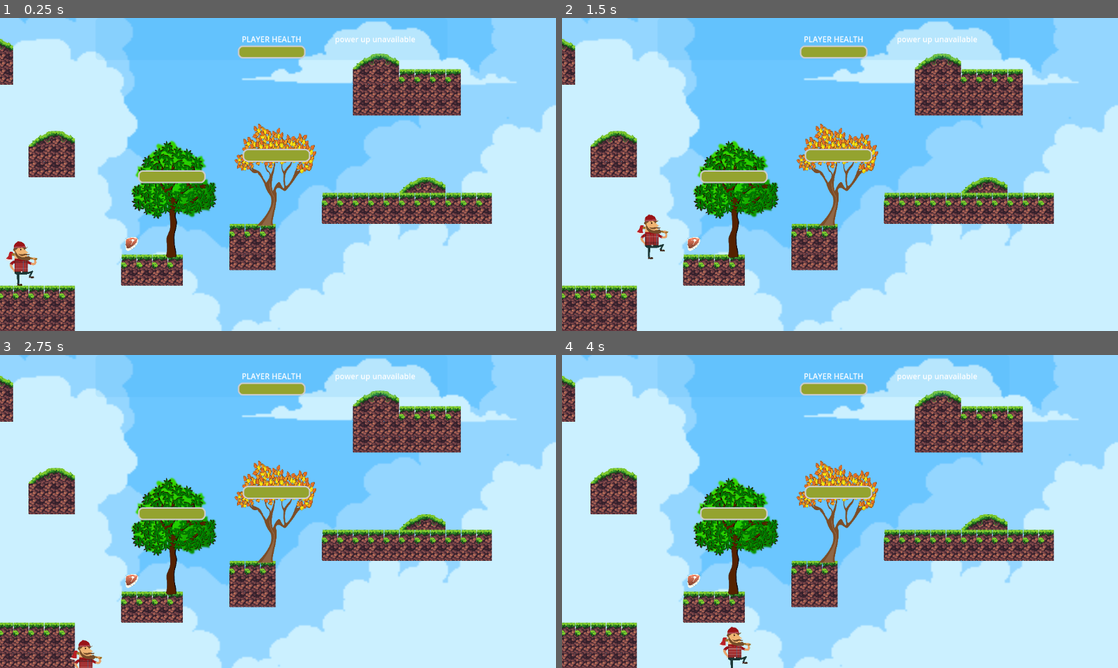
Above: before the commit, frames 1-4 (two rows, left to right).
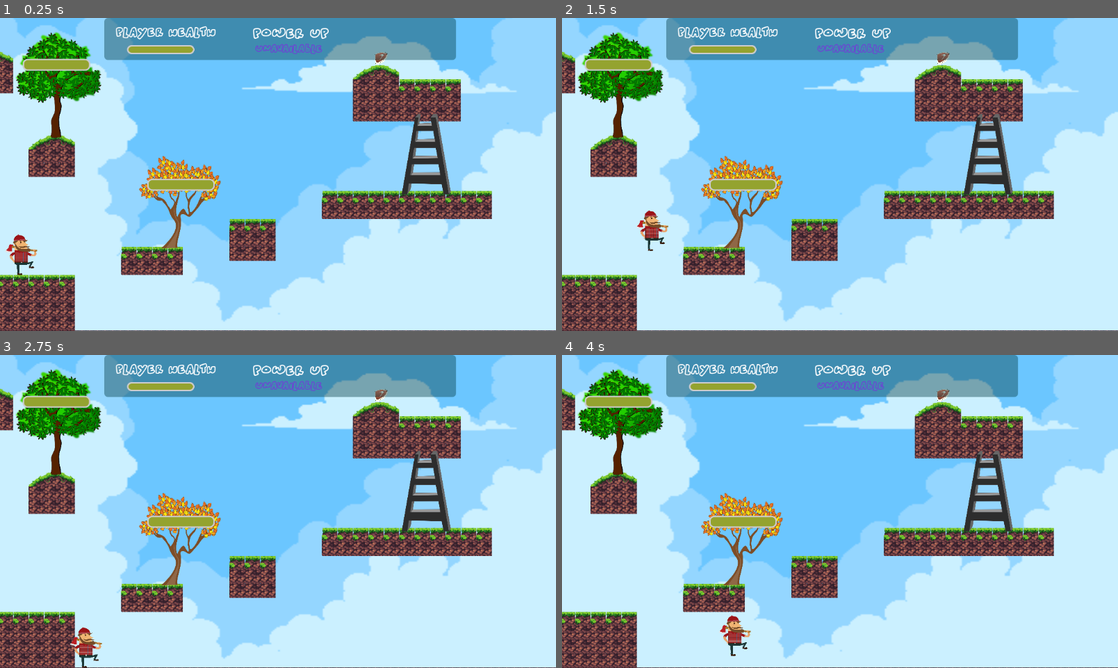
Above: after the commit, the same moments.

Repository: kamvegwij/StrawberryGameJam
Game: Godot game, scene res://scenes/main.tscn
Two runs of this game, one before a commit and one after it. Both use one fixed random seed, a clock stepped at 60 frames per second and the inputs below.
Inputs:
- Up to frame 1 (0.25 s): no input
- Up to frame 2 (1.5 s): tap Enter at 0.5 s; hold D (right) from 0.53 s (still down); tap Space (jump) at 0.77 s
- Up to frame 3 (2.75 s): tap Space (jump) at 1.52 s; release D (right) at 2.03 s; hold A (left) from 2.03 s (still down)
- Up to frame 4 (4 s): release A (left) at 2.78 s; hold D (right) from 2.78 s (still down); tap Space (jump) at 3.02, 3.77 s

The runs differ from the first frame. In frame 1, 32% of the frame differs, in the area x 0-100%, y 0-100%; in frame 2, 32%; in frame 3, 32%; in frame 4, 32%.

Commit message:
chop down trees

Diff:
--- a/manager/GameManager.gd
+++ b/manager/GameManager.gd
@@ -1,4 +1,6 @@
 extends Node
+
+var player
 
 var player_health = 100.0
 var player_progress: int = 0
--- a/scenes/gui.tscn
+++ b/scenes/gui.tscn
@@ -1,9 +1,10 @@
-[gd_scene load_steps=5 format=3 uid="uid://cfdrpkn8jdaqj"]
+[gd_scene load_steps=6 format=3 uid="uid://cfdrpkn8jdaqj"]
 
 [ext_resource type="Script" path="res://scripts/gui.gd" id="1_i8tys"]
+[ext_resource type="FontFile" uid="uid://due0bivgo57y4" path="res://assets/font/Blobtastics.ttf" id="2_gciyq"]
 
 [sub_resource type="StyleBoxFlat" id="StyleBoxFlat_g4xrd"]
-bg_color = Color(0.172549, 0.631373, 0.941176, 0.12549)
+bg_color = Color(0, 0.219608, 0.25098, 0.411765)
 corner_radius_top_left = 8
 corner_radius_top_right = 8
 corner_radius_bottom_right = 8
@@ -39,8 +40,8 @@
 anchors_preset = 5
 anchor_left = 0.5
 anchor_right = 0.5
-offset_left = -215.0
-offset_right = 179.0
+offset_left = -197.0
+offset_right = 197.0
 offset_bottom = 40.0
 grow_horizontal = 2
 
@@ -58,31 +59,27 @@
 
 [node name="healthtext" type="Label" parent="top/bg"]
 layout_mode = 1
-anchors_preset = 8
-anchor_left = 0.5
+anchors_preset = 4
 anchor_top = 0.5
-anchor_right = 0.5
 anchor_bottom = 0.5
-offset_left = -20.0
-offset_top = -11.5
-offset_right = 20.0
-offset_bottom = 11.5
-grow_horizontal = 2
+offset_left = 24.0
+offset_top = -31.5
+offset_right = 229.0
+offset_bottom = 4.5
 grow_vertical = 2
+theme_override_fonts/font = ExtResource("2_gciyq")
+theme_override_font_sizes/font_size = 23
 text = "PLAYER HEALTH"
 
 [node name="health" type="ProgressBar" parent="top/bg"]
 layout_mode = 1
-anchors_preset = 8
-anchor_left = 0.5
+anchors_preset = 4
 anchor_top = 0.5
-anchor_right = 0.5
 anchor_bottom = 0.5
-offset_left = -70.0
-offset_top = 13.5
-offset_right = 70.0
-offset_bottom = 40.5
-grow_horizontal = 2
+offset_left = 47.0
+offset_top = 12.5
+offset_right = 187.0
+offset_bottom = 31.5
 grow_vertical = 2
 theme_override_styles/background = SubResource("StyleBoxFlat_d4grd")
 theme_override_styles/fill = SubResource("StyleBoxFlat_1dfsq")
@@ -97,10 +94,33 @@
 anchor_top = 0.5
 anchor_right = 0.5
 anchor_bottom = 0.5
-offset_left = 152.5
-offset_top = -11.5
-offset_right = 276.5
-offset_bottom = 14.5
+offset_left = -44.5
+offset_top = -1.5
+offset_right = 79.5
+offset_bottom = 40.5
 grow_horizontal = 2
 grow_vertical = 2
+theme_override_colors/font_color = Color(0.423529, 0.27451, 0.827451, 1)
+theme_override_fonts/font = ExtResource("2_gciyq")
+theme_override_font_sizes/font_size = 19
 text = "text"
+horizontal_alignment = 1
+vertical_alignment = 1
+
+[node name="poweruptext2" type="Label" parent="top/bg/poweruptext"]
+layout_mode = 1
+anchors_preset = 8
+anchor_left = 0.5
+anchor_top = 0.5
+anchor_right = 0.5
+anchor_bottom = 0.5
+offset_left = -75.0
+offset_top = -51.0
+offset_right = 82.0
+offset_bottom = -9.0
+grow_horizontal = 2
+grow_vertical = 2
+theme_override_fonts/font = ExtResource("2_gciyq")
+theme_override_font_sizes/font_size = 26
+text = "Power Up"
+horizontal_alignment = 1
--- /dev/null
+++ b/scenes/ladder.tscn
@@ -0,0 +1,27 @@
+[gd_scene load_steps=4 format=3 uid="uid://cq2egwcp3knyb"]
+
+[ext_resource type="Texture2D" uid="uid://ckhoml57l6gg3" path="res://assets/img/ladder.png" id="1_4y3yy"]
+[ext_resource type="Script" path="res://scripts/ladder.gd" id="1_qcsmm"]
+
+[sub_resource type="RectangleShape2D" id="RectangleShape2D_27j6a"]
+size = Vector2(49, 172)
+
+[node name="Ladder" type="Area2D" groups=["ladder"]]
+script = ExtResource("1_qcsmm")
+
+[node name="CollisionShape2D" type="CollisionShape2D" parent="."]
+position = Vector2(1.5, -15)
+shape = SubResource("RectangleShape2D_27j6a")
+
+[node name="Sprite2D" type="Sprite2D" parent="."]
+position = Vector2(-1.43051e-06, -18.25)
+scale = Vector2(0.193916, 0.252381)
+texture = ExtResource("1_4y3yy")
+
+[node name="start" type="Node2D" parent="."]
+position = Vector2(-1, 67)
+
+[node name="end" type="Node2D" parent="."]
+position = Vector2(-2, -116)
+
+[connection signal="area_entered" from="." to="." method="_on_area_entered"]
--- a/scenes/main.tscn
+++ b/scenes/main.tscn
@@ -8,6 +8,7 @@
 [ext_resource type="PackedScene" uid="uid://dks4uycdyj22x" path="res://scenes/powerup.tscn" id="5_mm1p7"]
 [ext_resource type="PackedScene" uid="uid://q64sfw05x1n2" path="res://scenes/TreeCommon.tscn" id="7_we3bk"]
 [ext_resource type="PackedScene" uid="uid://dntabrhsk0y42" path="res://scenes/rare_tree.tscn" id="8_1vdpg"]
+[ext_resource type="PackedScene" uid="uid://cq2egwcp3knyb" path="res://scenes/ladder.tscn" id="9_2w7hj"]
 
 [sub_resource type="TileSetAtlasSource" id="TileSetAtlasSource_ss28o"]
 texture = ExtResource("1_3efbv")
@@ -371,19 +372,28 @@
 [node name="TileMap" type="TileMap" parent="."]
 tile_set = SubResource("TileSet_qyk4x")
 format = 2
-layer_0/tile_data = PackedInt32Array(1245184, 65536, 1, 1245 …(3625 unchanged characters)… , 131096, 262144, 0, 131097, 327680, 0, 655386, 196608, 0, 655387, 262144, 0, 655388, 327680, 0, 131070, 196608, 0, 131071, 262144, 0, 65536, 327680, 0)
+layer_0/tile_data = PackedInt32Array(1245184, 65536, 1, 1245 …(3625 unchanged characters)… , 131096, 262144, 0, 131097, 327680, 0, 131070, 196608, 0, 131071, 262144, 0, 65536, 327680, 0)
 
 [node name="Player" parent="." instance=ExtResource("4_td4bl")]
 position = Vector2(49, 494)
 
 [node name="MainCam" type="Camera2D" parent="."]
 position = Vector2(581, 314)
+zoom = Vector2(1, 0.903)
 
 [node name="powerup" parent="." instance=ExtResource("5_mm1p7")]
-position = Vector2(279, 458)
+position = Vector2(796, 48)
 
 [node name="TreeCommon" parent="." instance=ExtResource("7_we3bk")]
-position = Vector2(574, 359)
+position = Vector2(376, 422)
 
 [node name="RareTree" parent="." instance=ExtResource("8_1vdpg")]
-position = Vector2(367, 403)
+position = Vector2(128, 147)
+
+[node name="Ladder" parent="." instance=ExtResource("9_2w7hj")]
+position = Vector2(888, 286)
+
+[node name="end" parent="Ladder" index="3"]
+position = Vector2(-13, -225)
+
+[editable path="Ladder"]
--- a/scripts/gui.gd
+++ b/scripts/gui.gd
@@ -5,6 +5,6 @@
 	$top/bg/health.value = GameManager.player_health
 
 	if !GameManager.boost_available:
-		$top/bg/poweruptext.text = "power up unavailable"
+		$top/bg/poweruptext.text = "unavailable"
 	else:
-		$top/bg/poweruptext.text = "power up available"
+		$top/bg/poweruptext.text = "available"
--- /dev/null
+++ b/scripts/ladder.gd
@@ -0,0 +1,7 @@
+extends Area2D
+
+
+
+func _on_area_entered(area):
+	if area.get_parent() == GameManager.player:
+		pass
--- a/scripts/player.gd
+++ b/scripts/player.gd
@@ -8,6 +8,9 @@
 
 var can_chop: bool = false
 var tree_collided: String = ""
+
+func _ready():
+	GameManager.player = self
 
 func _physics_process(delta):
 	move_player(delta)
@@ -52,7 +55,11 @@
 
 	if area.get_parent().is_in_group("meat"):
 		GameManager.boost_available = true
+		await(get_tree().create_timer(0.2))
 		area.get_parent().queue_free()
+
+	if area.is_in_group("ladder"):
+		position = area.get_node("end").get_global_position()
 
 func _on_area_2d_area_exited(area):
 	can_chop = false
Binary file added: assets/font/Blobtastics.ttf
Not shown, added: assets/font/Blobtastics.ttf.import
Not shown, added: assets/font/license.txt
Binary file added: assets/img/ladder.png
Not shown, added: assets/img/ladder.png.import
Not shown: 1 places in scenes/main.tscn that only renumber resources
